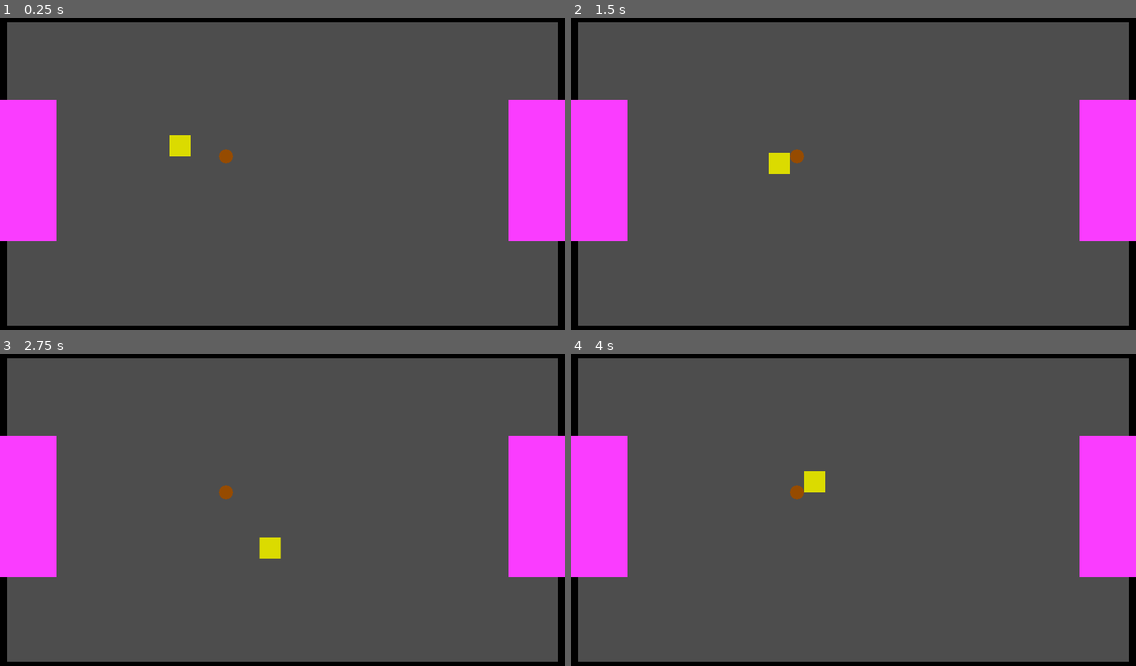
Above: before the commit, frames 1-4 (two rows, left to right).
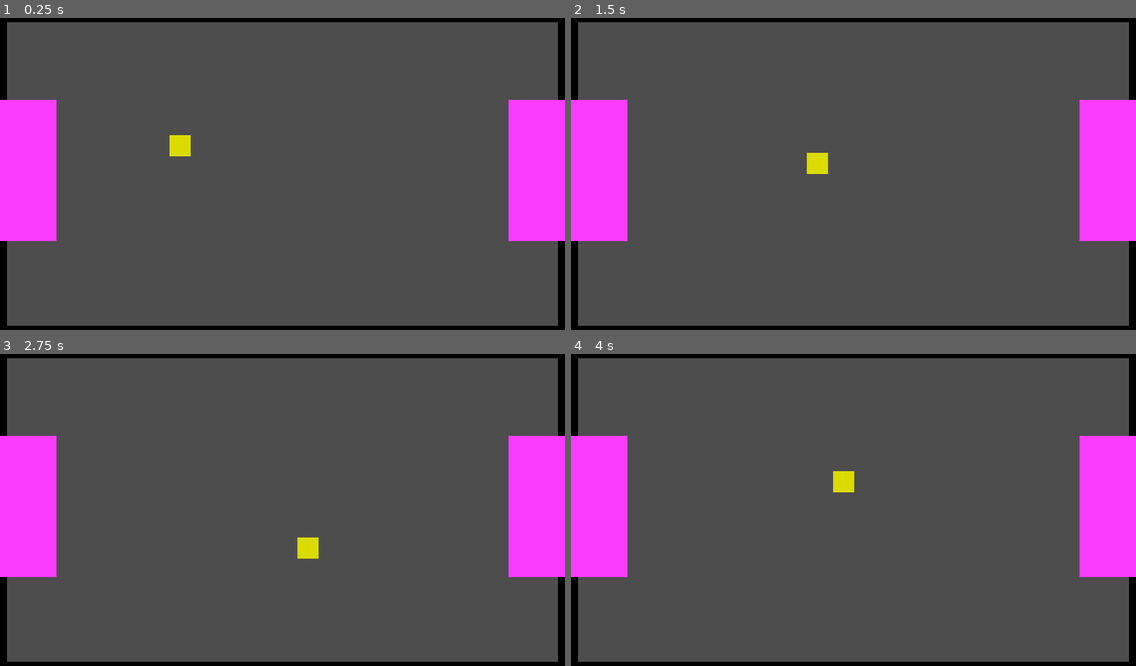
Above: after the commit, the same moments.

Repository: CrazyGG3r/fyp_try2
Game: Godot game, scene res://Scenes/main.tscn
Same seed, same stepped clock (60 frames per second), same inputs: the game is played once before the commit and once after it.
Inputs:
- Up to frame 1 (0.25 s): no input
- Up to frame 2 (1.5 s): tap Enter at 0.5 s; hold Right (ui_right) 0.53-1.28 s; hold Down (ui_down) from 1.28 s (still down)
- Up to frame 3 (2.75 s): release Down (ui_down) at 2.03 s; hold Right (ui_right) from 2.03 s (still down)
- Up to frame 4 (4 s): release Right (ui_right) at 2.78 s; hold Up (ui_up) 2.78-3.53 s; hold Left (ui_left) from 3.53 s (still down)

The runs differ from the first frame. In frame 1, less than 0.1% of the frame differs, in the area x 38-42%, y 42-47%; in frame 2, 0.6%; in frame 3, 0.6%, in the area x 38-57%, y 42-66%; in frame 4, 0.6%.

Commit message:
dummy agent working

Diff:
--- /dev/null
+++ b/Scenes/Node2D.gd
@@ -0,0 +1,33 @@
+extends Node2D
+
+var server := TCPServer.new()
+var clients := []
+
+func _ready():
+	var err = server.listen(9999)
+	if err == OK:
+		print("Server listening on port 9999")
+	else:
+		print("Failed to bind to port 9999")
+
+func _process(delta):
+	# Accept new connections
+	if server.is_connection_available():
+		var client = server.take_connection()
+		clients.append(client)
+		print("New client connected")
+
+	# Handle data from existing clients
+	for client in clients:
+		if client.get_status() == StreamPeerTCP.STATUS_CONNECTED:
+			if client.get_available_bytes() > 0:
+				var data = client.get_data(client.get_available_bytes())
+				if data[0] == OK:
+					var key = data[1].get_string_from_utf8()
+					handle_key_input(key)
+		else:
+			clients.erase(client)
+			print("Client disconnected")
+
+func handle_key_input(key):
+	print(key)
--- a/Scenes/abdomen.gd
+++ b/Scenes/abdomen.gd
@@ -8,7 +8,6 @@
 
 	# Calculate velocity
 	velocity = input_direction * speed
-
 	# Move and slide will handle collision
 	move_and_slide()
 
--- a/Scenes/ball.gd
+++ /dev/null
@@ -1,28 +0,0 @@
-extends RigidBody2D
-
-@export var friction = 0.5  # Adjust this to control how quickly the ball slows down
-@export var max_speed = 500 # set after testing real ball
-
-func _ready():
-	# Add the ball to the "ball" group
-	add_to_group("ball")
-
-	# Set up physics for top-down view
-	gravity_scale = 0  # No gravity
-	linear_damp = friction  # Apply friction to slow the ball down over time
-
-func _physics_process(delta):
-	# Limit the ball's speed
-	if linear_velocity.length() > max_speed:
-		linear_velocity = linear_velocity.normalized() * max_speed
-
-func _on_body_entered(body):
-	if body is CharacterBody2D:  # Assuming the player is a CharacterBody2D
-		# The player script now handles applying force to the ball
-		print("Ball hit by player!")
-
-# Optional: Add a method to reset the ball's position
-func reset_position(pos: Vector2):
-	global_position = pos
-	linear_velocity = Vector2.ZERO
-	angular_velocity = 0.0
--- a/Scenes/ball.tscn
+++ /dev/null
@@ -1,20 +0,0 @@
-[gd_scene load_steps=4 format=3 uid="uid://qekduw06wxrn"]
-
-[ext_resource type="Script" path="res://Scenes/ball.gd" id="1_qcsq5"]
-
-[sub_resource type="CircleShape2D" id="CircleShape2D_tuk17"]
-radius = 0.64
-
-[sub_resource type="SphereMesh" id="SphereMesh_5icq0"]
-
-[node name="Ball" type="RigidBody2D"]
-script = ExtResource("1_qcsq5")
-
-[node name="CollisionShape2D" type="CollisionShape2D" parent="."]
-scale = Vector2(25, 25)
-shape = SubResource("CircleShape2D_tuk17")
-
-[node name="MeshInstance2D" type="MeshInstance2D" parent="."]
-modulate = Color(0.588235, 0.294118, 0, 1)
-scale = Vector2(31.4223, 31.4223)
-mesh = SubResource("SphereMesh_5icq0")
--- a/Scenes/main.tscn
+++ b/Scenes/main.tscn
@@ -3,8 +3,8 @@
 [ext_resource type="PackedScene" uid="uid://b57ssadvd2nqa" path="res://Scenes/abdomen.tscn" id="1_ccva3"]
 [ext_resource type="PackedScene" uid="uid://b46ys5m1vhaqq" path="res://Scenes/wall.tscn" id="2_hduop"]
 [ext_resource type="PackedScene" uid="uid://c4k66te11imjr" path="res://Scenes/wall_vert.tscn" id="3_0mn25"]
-[ext_resource type="PackedScene" uid="uid://qekduw06wxrn" path="res://Scenes/ball.tscn" id="4_pr584"]
 [ext_resource type="PackedScene" uid="uid://bfijko50i52sm" path="res://Scenes/goal.tscn" id="5_auabh"]
+[ext_resource type="Script" path="res://Scenes/Node2D.gd" id="5_ke75n"]
 
 [node name="Main" type="Node2D"]
 
@@ -20,9 +20,6 @@
 [node name="wall_bot" parent="." instance=ExtResource("2_hduop")]
 position = Vector2(640, 712)
 
-[node name="Ball" parent="." instance=ExtResource("4_pr584")]
-position = Vector2(512, 320)
-
 [node name="abdomen" parent="." instance=ExtResource("1_ccva3")]
 position = Vector2(408, 296)
 
@@ -31,3 +28,6 @@
 
 [node name="Goal" parent="." instance=ExtResource("5_auabh")]
 position = Vector2(1216, 352)
+
+[node name="Host" type="Node2D" parent="."]
+script = ExtResource("5_ke75n")
Not shown, added: Dummy_Agent/dummy.py
